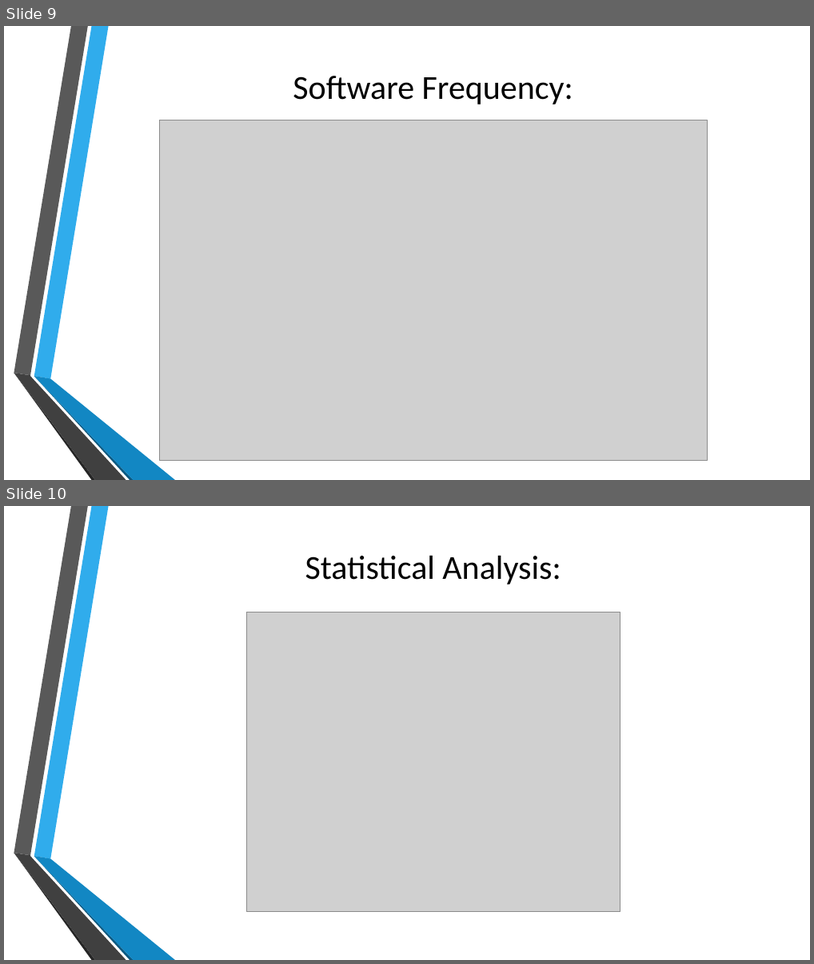
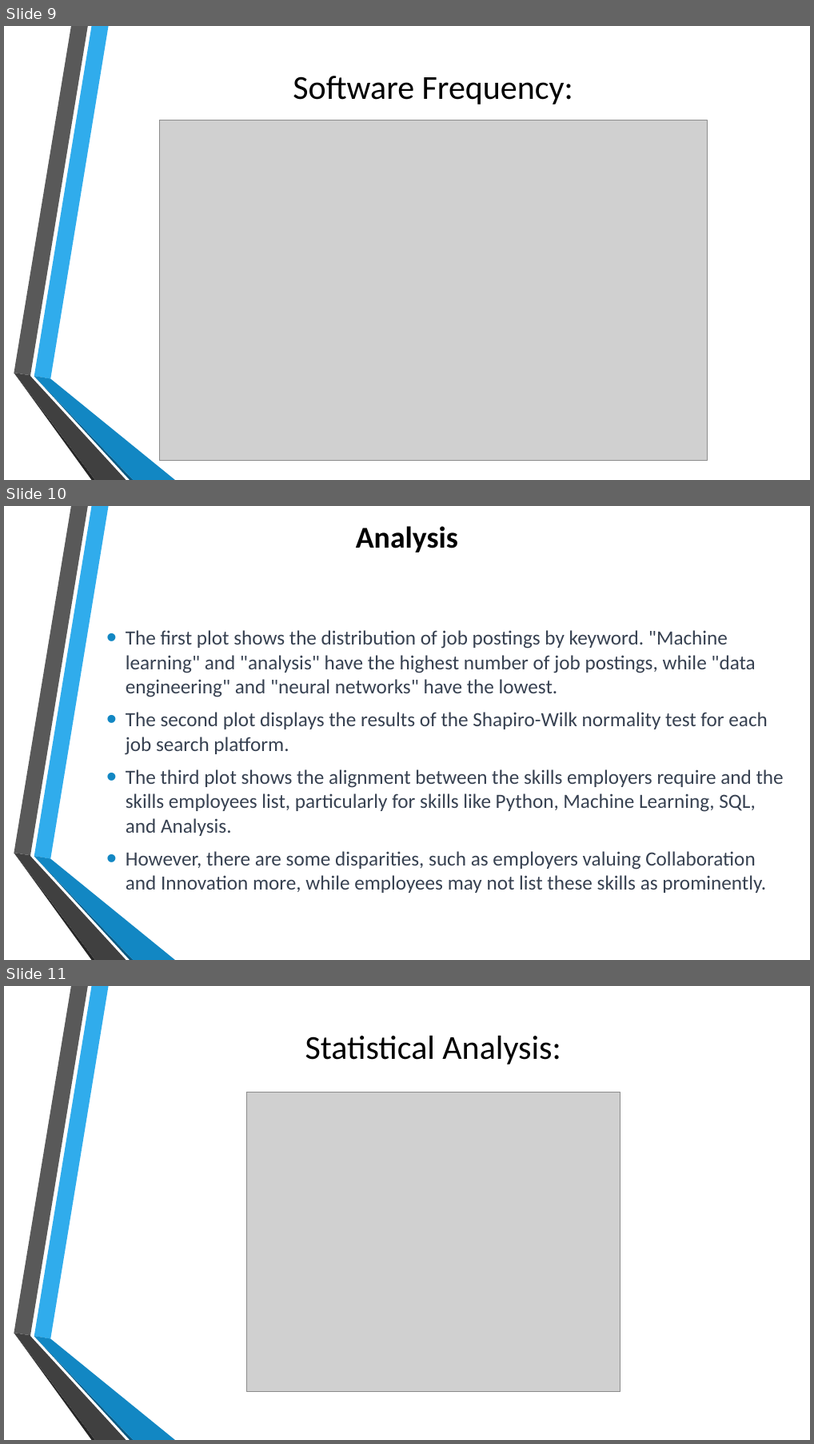
Before and after one commit to jonburns2454/Project-3-DATA607, a slide deck: Project_3_presentation_JB_MR.pptx. Shown one above the other, each under a label of ours: slides 9 and 10 before the commit, slides 9, 10 and 11 after it. The pictures are 814x964 and 814x1444 pixels, drawn with LibreOffice and Linux fonts; fonts in the diff are those of the drawing; grey boxes stand for pictures; background and template pictures are left out. Boxes give left, top, right and bottom in pixels: in the first picture for what was removed or moved away, otherwise in the second. Text is boxed around its words. In the diff, an @@ line names an element or a change of style, - is before the commit and + after.

```diff
--- a/Project_3_presentation_JB_MR.pptx
+++ b/Project_3_presentation_JB_MR.pptx
@@ slide 10 added at <box>4,506,810,960</box>, background picture (left out); not listed: 6 template elements that a slide beside it also shows @@
@@ title added at <box>356,526,458,552</box>, 27 pt, text #000000, bold @@
+Analysis
@@ text added at <box>126,630,784,892</box>, 18 pt, text #374151 @@
+• The first plot shows the distribution of job postings by keyword. "Machine learning" and "analysis" have the highest number of job postings, while "data engineering" and "neural networks" have the lowest.
+• The second plot displays the results of the Shapiro-Wilk normality test for each job search platform.
+• The third plot shows the alignment between the skills employers require and the skills employees list, particularly for skills like Python, Machine Learning, SQL, and Analysis.
+• However, there are some disparities, such as employers valuing Collaboration and Innovation more, while employees may not list these skills as prominently.
@@ what was slide 10 is now slide 11 @@
```
Also in this commit, not shown: 2 other slides added.
